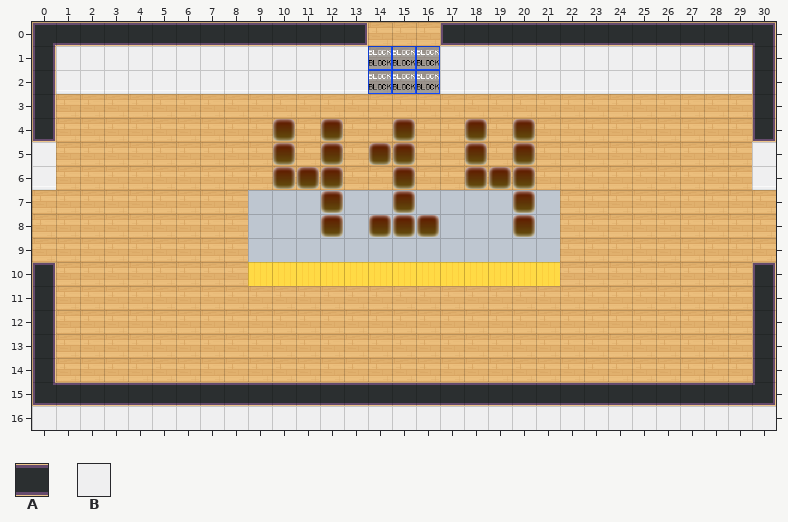
Level history. Tiled map (JSON): dist/map/414.json. That is the earlier state.
Cells are 32x32 px. Shown: x 0..30, y 0..16.
Key: from "tileset5_export": A 56, B 62.
_ is an empty cell.
Layers that did not change in this view are not listed.
Layer "door-south" before, first column x 6:
 9 _______________
10 _______________
11 _______________
12 _______________
13 _______________
14 _______________
15 _______AAAAA___
16 ________BBB____
The same view after the edit:
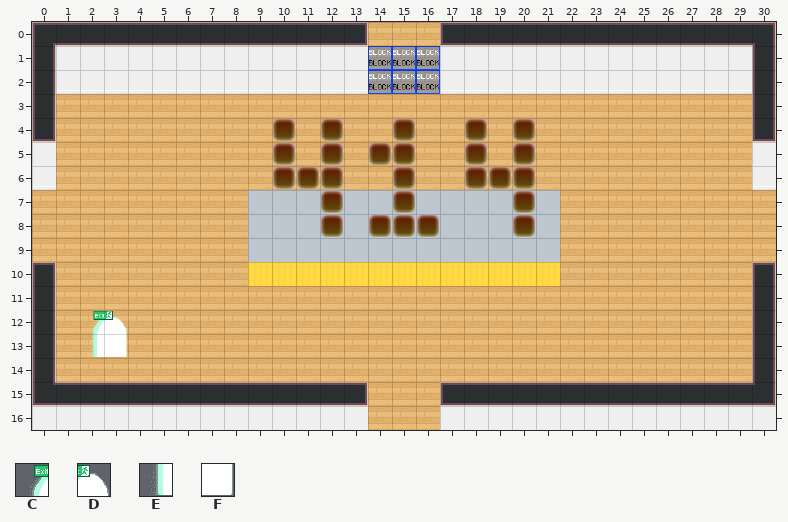
Further tiles: from "worldExit": C 0, D 1, E 2, F 3.
Tiles of an added or newly shown layer are drawn over the layers below it.
The exact change:
Changed rows in their new state; . is an unchanged cell.
Layer "block-south" (now hidden):
first column x 14:
15 ___
16 ___
Layer "door-south" (now hidden):
first column x 13:
15 _____
16 .___.
Layer "LOBBY" (added):
first column x 2:
12 CD
13 EF
